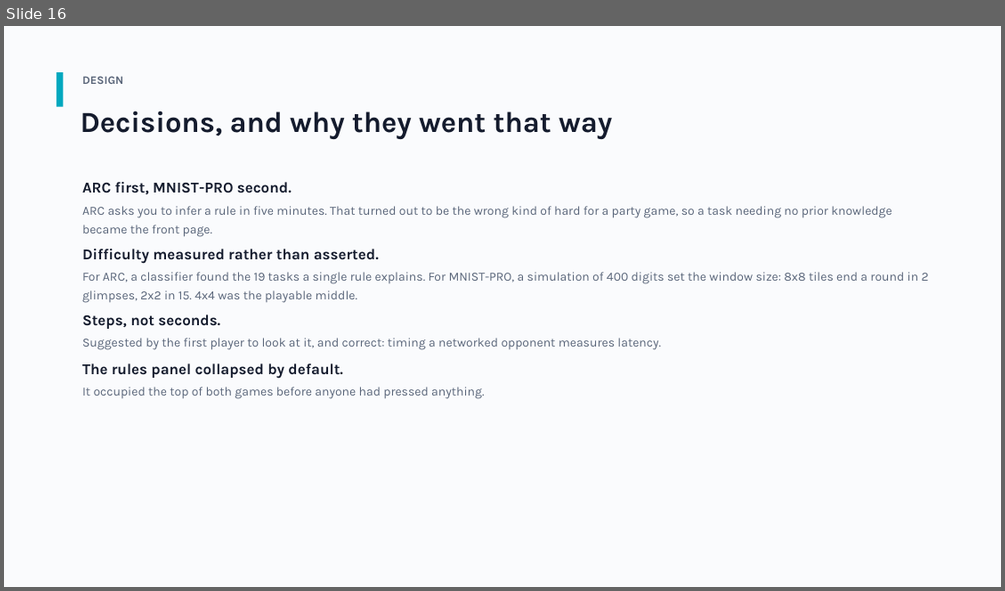
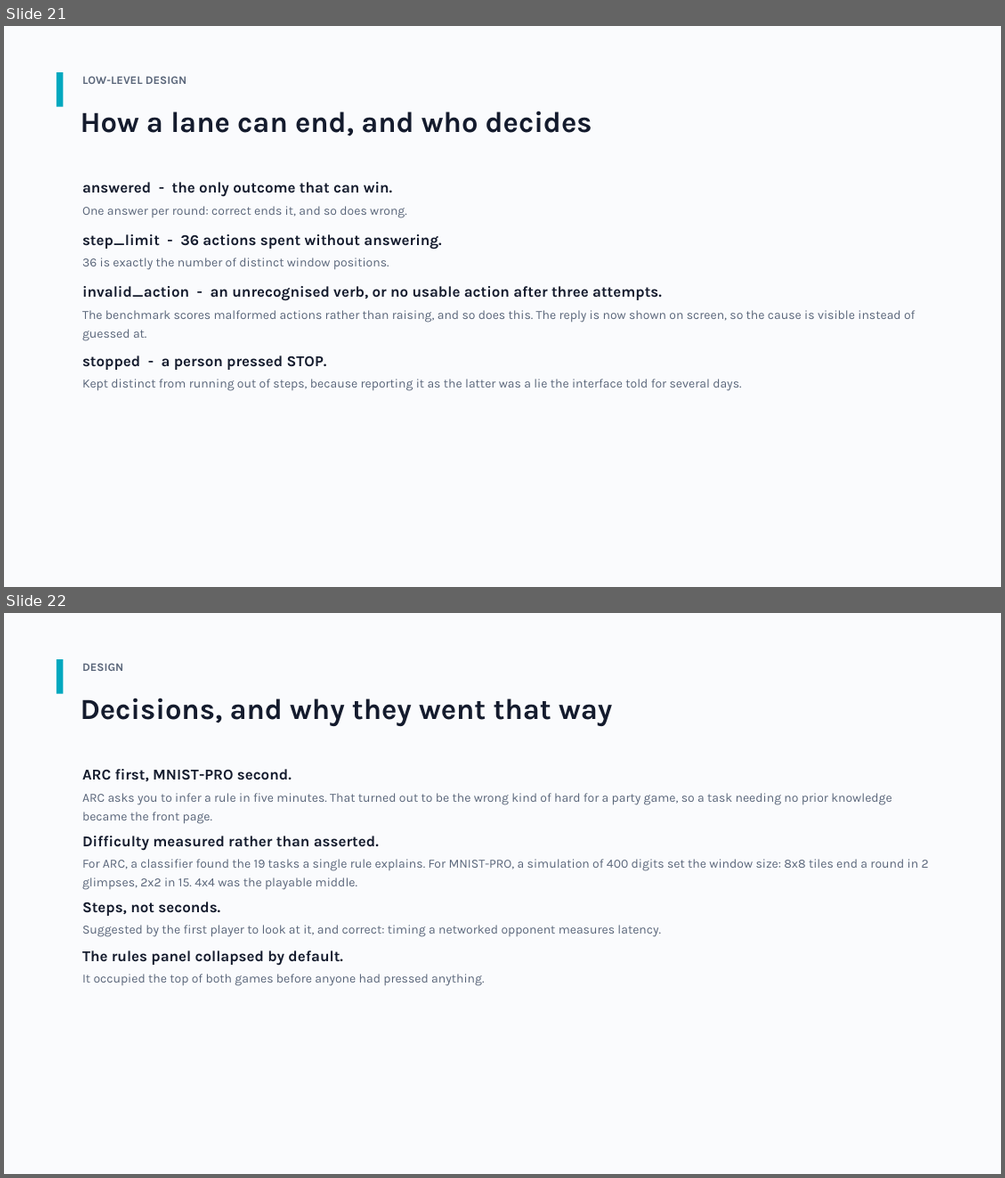
Before and after one commit to panandi/mnistpro, a slide deck: docs/MNIST-PRO-overview.pptx. Shown one above the other, each under a label of ours: slide 16 before the commit, slides 21 and 22 after it. The pictures are 1005x591 and 1005x1178 pixels, drawn with LibreOffice and Linux fonts; fonts in the diff are those of the drawing. Boxes give left, top, right and bottom in pixels: in the first picture for what was removed or moved away, otherwise in the second. Text is boxed around its words. In the diff, an @@ line names an element or a change of style, - is before the commit and + after.

```diff
--- a/docs/MNIST-PRO-overview.pptx
+++ b/docs/MNIST-PRO-overview.pptx
@@ slide 21 added at [4,26,1001,587], background #FFFFFF @@
@@ rectangle added at [4,26,1001,587], fill #FAFBFD @@
@@ rectangle added at [57,72,63,107], fill #00A8BF @@
@@ text added at [82,76,186,84], 11 pt, text #5A667A, bold @@
+LOW-LEVEL DESIGN
@@ text added at [81,111,592,136], 28 pt, text #141B2D, bold @@
+How a lane can end, and who decides
@@ text added at [82,182,393,197], 14.5 pt, text #141B2D, bold @@
+answered - the only outcome that can win.
@@ text added at [82,206,407,218], 12 pt, text #5A667A @@
+One answer per round: correct ends it, and so does wrong.
@@ text added at [82,234,441,249], 14.5 pt, text #141B2D, bold @@
+step_limit - 36 actions spent without answering.
@@ text added at [82,257,389,270], 12 pt, text #5A667A @@
+36 is exactly the number of distinct window positions.
@@ text added at [82,286,662,301], 14.5 pt, text #141B2D, bold @@
+invalid_action - an unrecognised verb, or no usable action after three attempts.
@@ text added at [82,310,914,341], 12 pt, text #5A667A @@
+The benchmark scores malformed actions rather than raising, and so does this. The reply is now shown on screen, so the cause is visible instead of guessed at.
@@ text added at [82,355,327,370], 14.5 pt, text #141B2D, bold @@
+stopped - a person pressed STOP.
@@ text added at [82,378,741,391], 12 pt, text #5A667A @@
+Kept distinct from running out of steps, because reporting it as the latter was a lie the interface told for several days.
@@ what was slide 16 is now slide 22 @@
```
Also in this commit, not shown: 5 other slides added.
